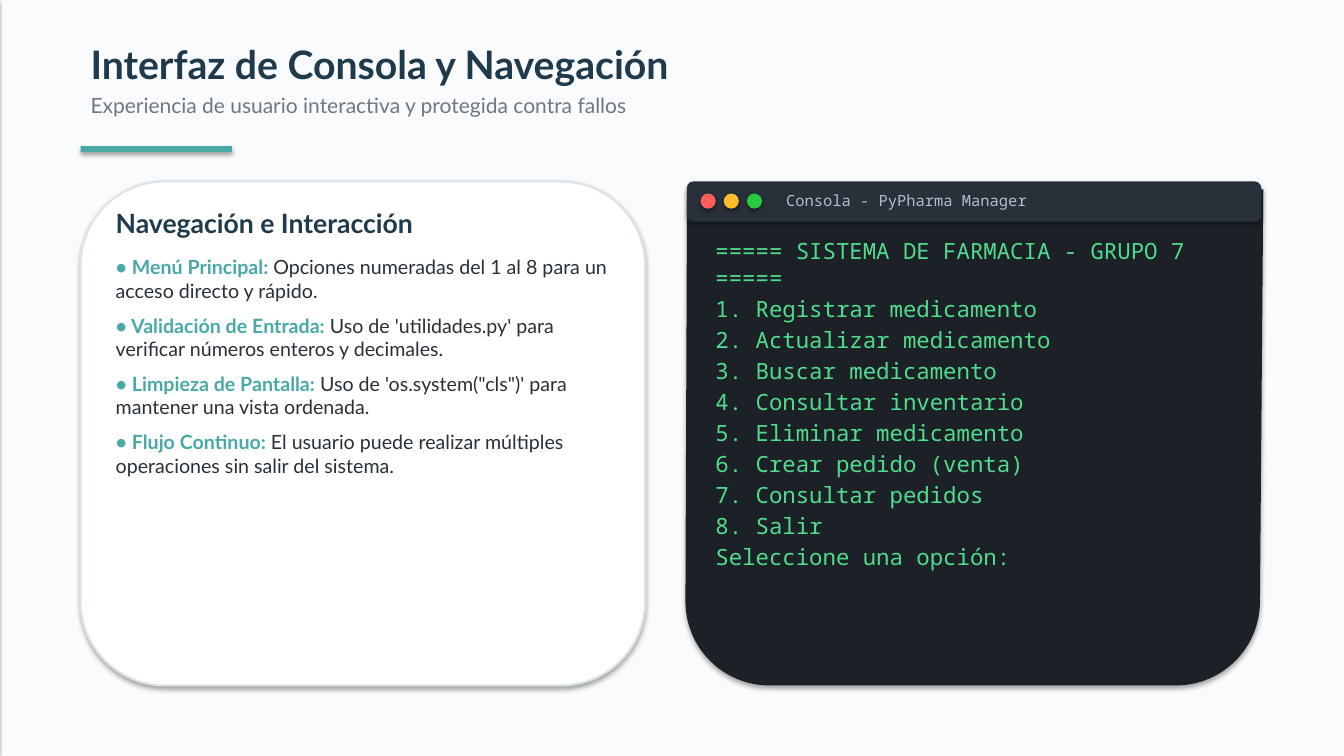
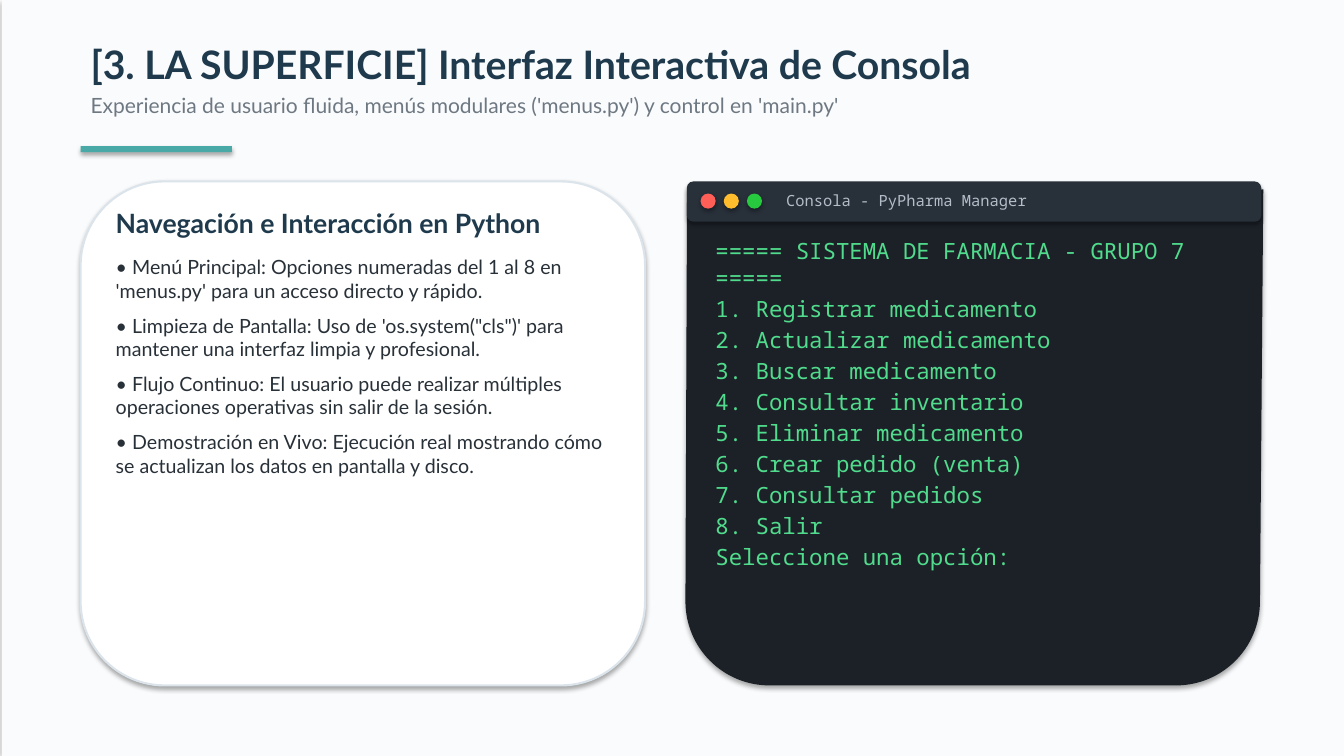
Before and after one commit to JBalladaresM2/componente-practico-2, a slide deck: slide 8 of Presentacion.pptx (slide 4 before the commit). Drawn at 1344x756 pixels with LibreOffice and Linux fonts; fonts in the diff are those of the drawing. Boxes give left, top, right and bottom in pixels: in the first picture for what was removed or moved away, otherwise in the second. Text is boxed around its words. In the diff, an @@ line names an element or a change of style, - is before the commit and + after.

```diff
--- a/Presentacion.pptx
+++ b/Presentacion.pptx
@@ text at box(91, 48, 970, 117): text changed @@
-Interfaz de Consola y Navegación
-Experiencia de usuario interactiva y protegida contra fallos
+[3. LA SUPERFICIE] Interfaz Interactiva de Consola
+Experiencia de usuario fluida, menús modulares ('menus.py') y control en 'main.py'
@@ text at box(116, 213, 603, 477): text changed @@
-Navegación e Interacción
-• Menú Principal: Opciones numeradas del 1 al 8 para un acceso directo y rápido.
-• Validación de Entrada: Uso de 'utilidades.py' para verificar números enteros y decimales.
-• Limpieza de Pantalla: Uso de 'os.system("cls")' para mantener una vista ordenada.
-• Flujo Continuo: El usuario puede realizar múltiples operaciones sin salir del sistema.
+Navegación e Interacción en Python
+• Menú Principal: Opciones numeradas del 1 al 8 en 'menus.py' para un acceso directo y rápido.
+• Limpieza de Pantalla: Uso de 'os.system("cls")' para mantener una interfaz limpia y profesional.
+• Flujo Continuo: El usuario puede realizar múltiples operaciones operativas sin salir de la sesión.
+• Demostración en Vivo: Ejecución real mostrando cómo se actualizan los datos en pantalla y disco.
```
Also in this commit, not shown: 6 other slides changed, 2 slides added, 1 other file.
